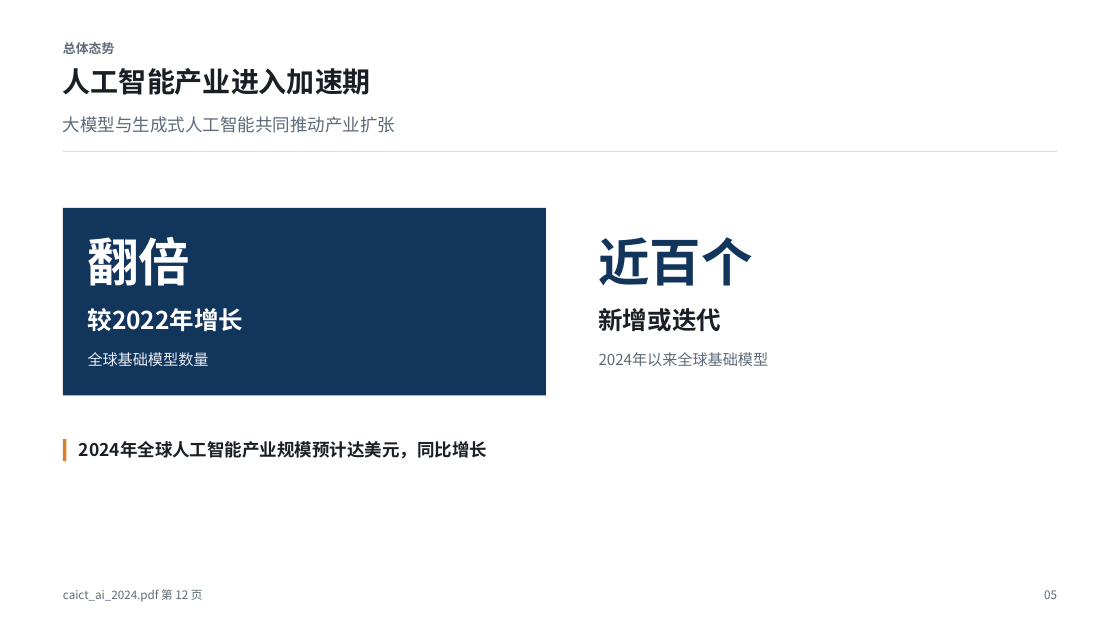
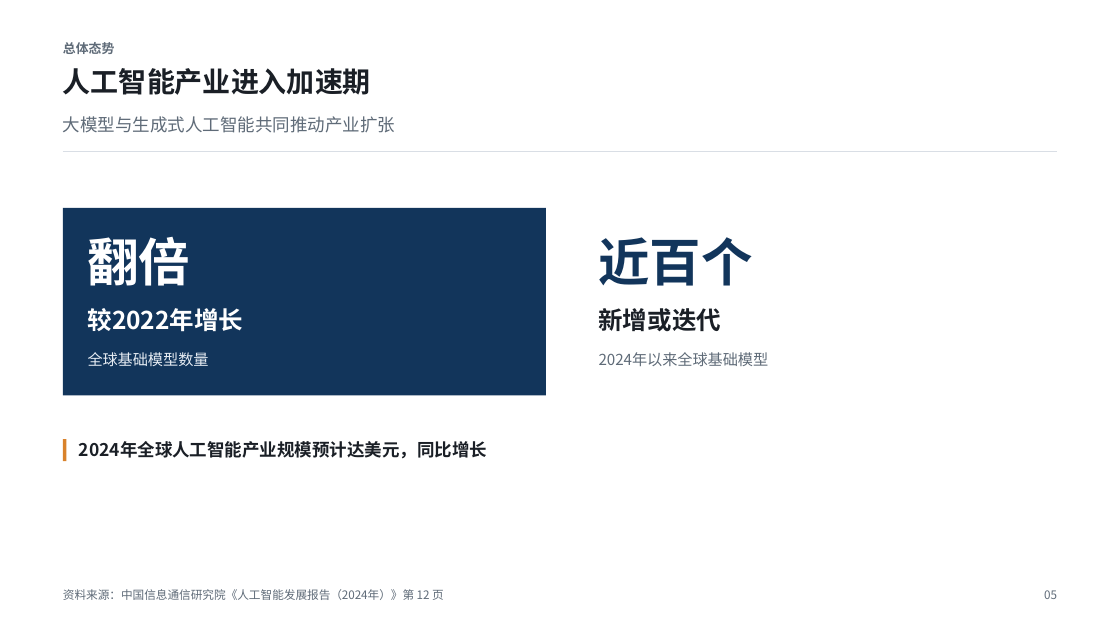
Before and after one commit to Liyilin66/ppt-agent, a slide deck: slide 5 of examples/caict-2024-sample.pptx. Drawn at 1120x630 pixels with LibreOffice and Linux fonts; fonts in the diff are those of the drawing. Boxes give left, top, right and bottom in pixels: in the first picture for what was removed or moved away, otherwise in the second. Text is boxed around its words. In the diff, an @@ line names an element or a change of style, - is before the commit and + after.

Commit message:
Show citations as report names instead of raw filenames
Footers named the uploaded file ("caict_ai_2024.pdf 第 7-13 页"), card
citations scaled up with sparse body text in accent blue, and the same page
was repeated on every card. On a management deck that reads as machine output.

Display only changes; validation still matches the uploaded filenames.
- Report names come from the document itself (PDF cover lines, DOCX title,
  Markdown heading); a cleaned filename stem is shown when nothing is found.
- Footer: "资料来源：issuer《title》第 7–13 页", one mention per report with its
  pages merged; it shortens in steps (issuer, then web titles, then sites
  only) against a measured one-line width instead of clipping mid-title.
- Card refs show only the page when the footer already names the report, use
  a fixed small muted caption, and are dropped when every card cites the
  same page.

The README sample was re-typeset from its cached content with no model or
search calls; its degraded pages are unchanged (3, 5, 18, 19).

Tested: uv run pytest (1699 passed); PowerPoint export of the sample and of
the MCP validation deck, longest footers checked on one line.

```diff
--- a/examples/caict-2024-sample.pptx
+++ b/examples/caict-2024-sample.pptx
@@ text at [63,589,444,600]: text changed @@
-caict_ai_2024.pdf 第 12 页
+资料来源：中国信息通信研究院《人工智能发展报告（2024年）》第 12 页
```
Also in this commit, not shown: 16 other slides changed, 8 other files.
